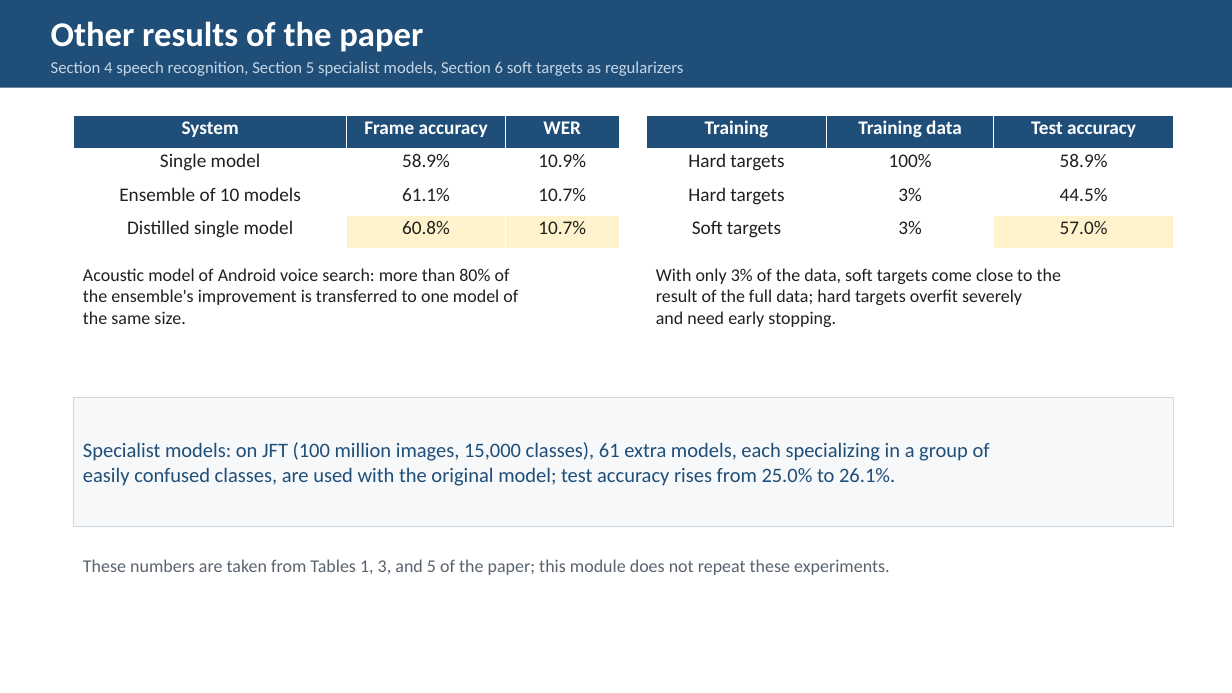
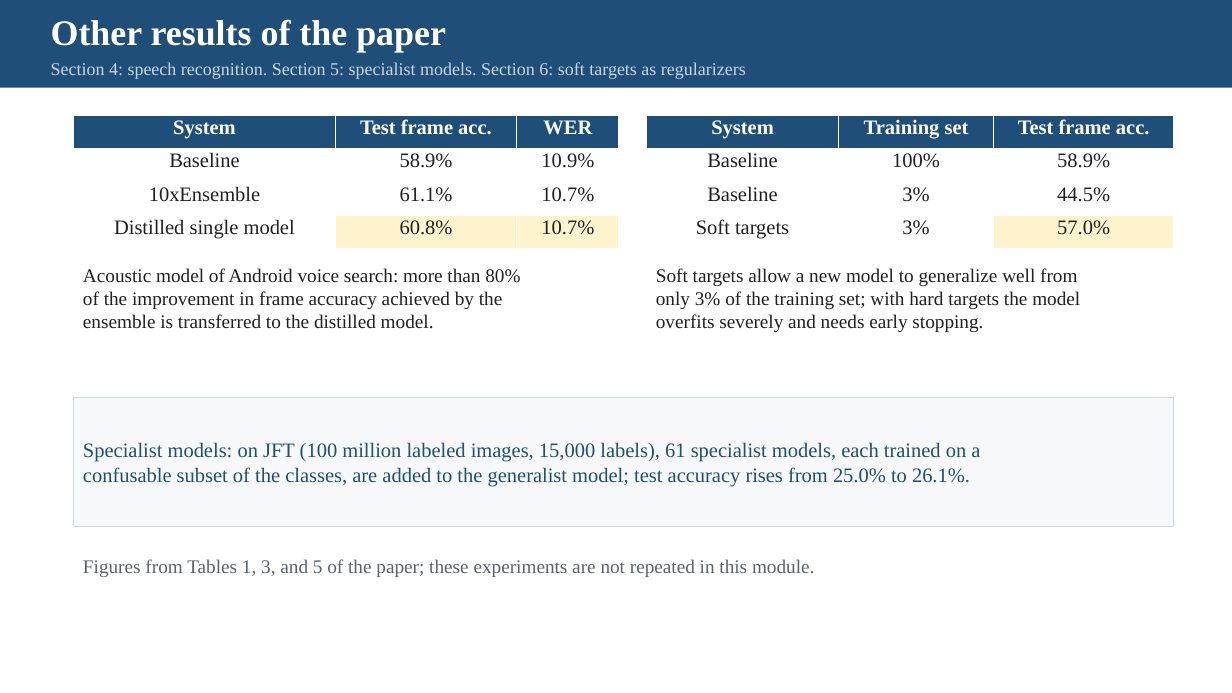
Before and after one commit to pychang-ai/115-1_DLMA, a slide deck: slide 18 of topics/knowledge-distillation/Knowledge_Distillation_slides_EN.pptx (slide 17 before the commit). Drawn at 1232x693 pixels with LibreOffice and Linux fonts; fonts in the diff are those of the drawing. Boxes give left, top, right and bottom in pixels: in the first picture for what was removed or moved away, otherwise in the second. Text is boxed around its words. In the diff, an @@ line names an element or a change of style, - is before the commit and + after.

```diff
--- a/topics/knowledge-distillation/Knowledge_Distillation_slides_EN.pptx
+++ b/topics/knowledge-distillation/Knowledge_Distillation_slides_EN.pptx
@@ text "Other results of the paper" at (51, 19, 446, 53): size 27 to 28 pt, font Calibri to Times New Roman @@
@@ text at (51, 62, 746, 79): text changed; size 13 to 14 pt; font Calibri to Times New Roman @@
-Section 4 speech recognition, Section 5 specialist models, Section 6 soft targets as regularizers
+Section 4: speech recognition. Section 5: specialist models. Section 6: soft targets as regularizers
@@ table at (74, 116, 620, 249) @@
-row 1, column 2: Frame accuracy
+row 1, column 2: Test frame acc.
-row 2, column 1: Single model
+row 2, column 1: Baseline
-row 3, column 1: Ensemble of 10 models
+row 3, column 1: 10xEnsemble
@@ size 15 to 16 pt, font Calibri to Times New Roman in "System", "WER", "58.9%", "10.9%" and 5 more places @@
@@ table at (647, 116, 1173, 249) @@
-row 1: Training | Training data | Test accuracy
+row 1: System | Training set | Test frame acc.
-row 2, column 1: Hard targets
+row 2, column 1: Baseline
-row 3, column 1: Hard targets
+row 3, column 1: Baseline
@@ size 15 to 16 pt, font Calibri to Times New Roman in "100%", "58.9%", "3%", "44.5%" and 3 more places @@
@@ text at (83, 268, 520, 328): text changed; size 14 to 15 pt; font Calibri to Times New Roman @@
-Acoustic model of Android voice search: more than 80% of
-the ensemble's improvement is transferred to one model of
-the same size.
+Acoustic model of Android voice search: more than 80%
+of the improvement in frame accuracy achieved by the
+ensemble is transferred to the distilled model.
@@ text at (656, 268, 1080, 332): text changed; size 14 to 15 pt; font Calibri to Times New Roman @@
-With only 3% of the data, soft targets come close to the
-result of the full data; hard targets overfit severely
-and need early stopping.
+Soft targets allow a new model to generalize well from
+only 3% of the training set; with hard targets the model
+overfits severely and needs early stopping.
@@ text in rectangle at (83, 442, 980, 487): text changed; font Calibri to Times New Roman @@
-Specialist models: on JFT (100 million images, 15,000 classes), 61 extra models, each specializing in a group of
-easily confused classes, are used with the original model; test accuracy rises from 25.0% to 26.1%.
+Specialist models: on JFT (100 million labeled images, 15,000 labels), 61 specialist models, each trained on a
+confusable subset of the classes, are added to the generalist model; test accuracy rises from 25.0% to 26.1%.
@@ text at (83, 559, 814, 577): text changed; size 14 to 15 pt; font Calibri to Times New Roman @@
-These numbers are taken from Tables 1, 3, and 5 of the paper; this module does not repeat these experiments.
+Figures from Tables 1, 3, and 5 of the paper; these experiments are not repeated in this module.
```
Also in this commit, not shown: 16 other slides changed, 2 slides added, 1 slide removed, 15 other files.
